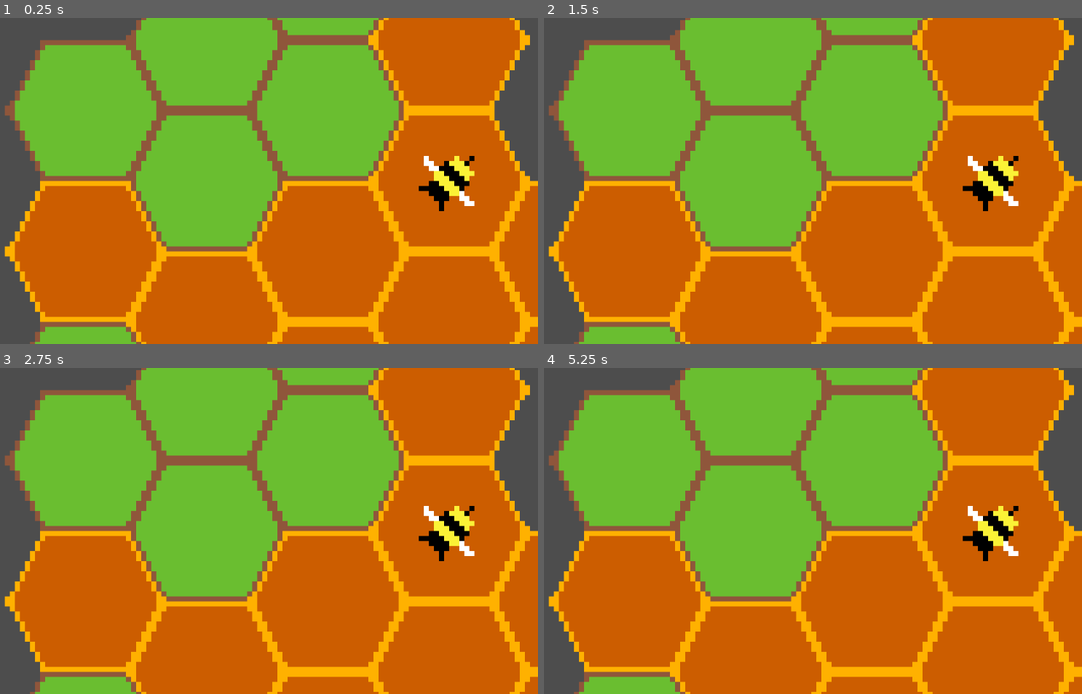
Above: before the commit, frames 1-4 (two rows, left to right).
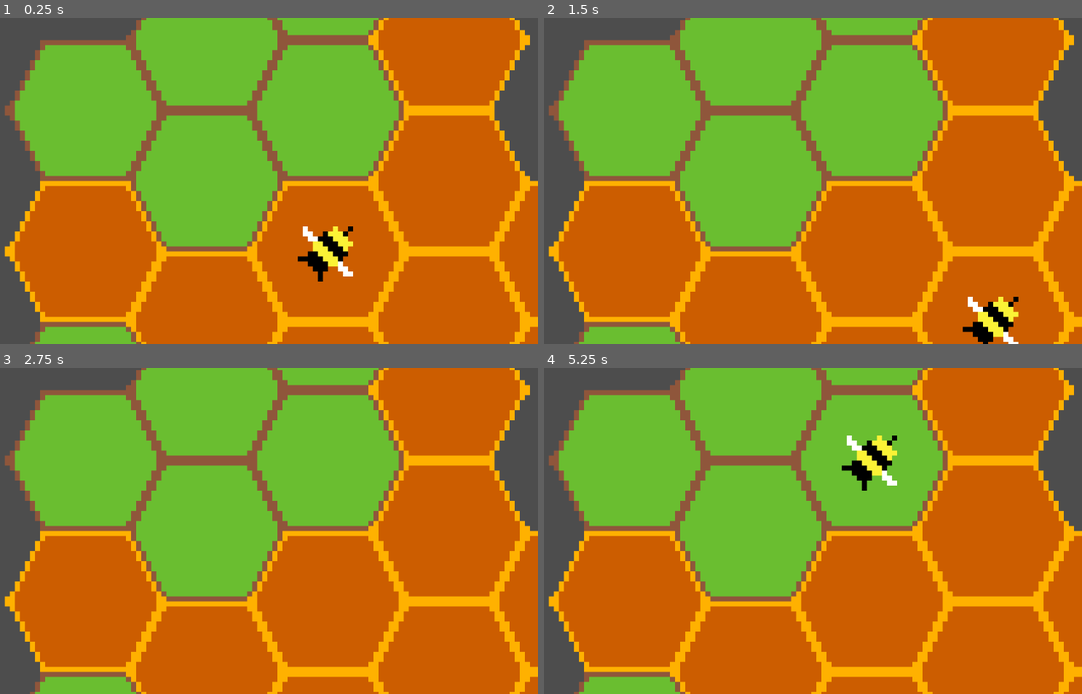
Above: after the commit, the same moments.

Repository: OscarDebra/Bee-Factory-Game
Game: Godot game, scene res://scenes/main.tscn
The game is run twice, just before and just after one commit, with the same random seed, the same clock (stepped at 60 frames per second) and the same inputs.
Inputs:
- Up to frame 1 (0.25 s): no input
- Up to frame 2 (1.5 s): tap Enter at 0.5 s
- Up to frame 3 (2.75 s): tap Space at 2 s
- Up to frame 4 (5.25 s): tap Enter at 2.75, 5 s; tap Space at 3.5 s

The runs differ from the first frame. In frame 1, 2.0% of the frame differs, in the area x 55-89%, y 42-81%; in frame 2, 1.9%; in frame 3, 1.0%; in frame 4, 2.0%.

Commit message:
added movement of bee along a path given by a list of directions, added linear interpolation of movement

Diff:
--- a/scenes/main.tscn
+++ b/scenes/main.tscn
@@ -29,3 +29,7 @@
 
 [node name="Camera2D" type="Camera2D" parent="."]
 script = ExtResource("4_o6xl0")
+
+[node name="GlobalTickTimer" type="Timer" parent="."]
+
+[connection signal="timeout" from="GlobalTickTimer" to="." method="_on_tick_timer_timeout"]
--- a/scripts/bee.gd
+++ b/scripts/bee.gd
@@ -1,6 +1,8 @@
 extends Node2D
 
-const HEX_DIRS = [
+@onready var my_tilemap = get_parent().get_node("TileMapLayer")
+
+const HEX_DIRS := [
 	Vector2i(1, 0),
 	Vector2i(1, -1),
 	Vector2i(0, -1),
@@ -9,11 +11,51 @@
 	Vector2i(0, 1),
 ]
 
-@onready var my_tilemap = get_parent().get_node("TileMapLayer")
+const path := [
+	Vector2i(1, 0),
+	Vector2i(1, 0),
+	Vector2i(0, -1),
+	Vector2i(-1, -1),
+	Vector2i(-1, 1),
+	Vector2i(0, 1),
+]
+
+var path_index: int = 0
+var map_position := Vector2i(0, 0)
+
+var is_moving := false
+var move_progress := 0.0
+var move_duration := 0.2
+var start_position := Vector2.ZERO
+var target_position := Vector2.ZERO
 
 func _ready() -> void:
-	global_position = my_tilemap.map_to_local(HEX_DIRS[1])
+	get_tree().get_root().get_node("main").global_tick.connect(_on_global_tick)
+	global_position = my_tilemap.map_to_local(Vector2i(0, 0))
 
 
-func _process(_delta) -> void:
-	pass
+func _process(delta) -> void:
+	if is_moving:
+		move_progress += delta / move_duration
+
+		if move_progress >= 1.0:
+			# Snap to final position
+			global_position = target_position
+			start_position = target_position
+			is_moving = false
+			move_progress = 0.0
+		else:
+			# Smooth interpolation
+			global_position = start_position.lerp(target_position, move_progress)
+
+func _on_global_tick():
+
+	if path_index == path.size():
+		path_index = 0
+
+	map_position += path[path_index]
+
+	start_position = global_position
+	target_position = my_tilemap.map_to_local(map_position)
+	is_moving = true
+	path_index += 1
--- a/scripts/main.gd
+++ b/scripts/main.gd
@@ -1,9 +1,12 @@
 extends Node
 
+signal global_tick
+
+@onready var global_tick_timer: Timer = $GlobalTickTimer
 
 # Called when the node enters the scene tree for the first time.
 func _ready() -> void:
-	pass
+	global_tick_timer.start()
 
 
 # Called every frame. 'delta' is the elapsed time since the previous frame.
@@ -18,3 +21,7 @@
 			DisplayServer.window_set_mode(DisplayServer.WINDOW_MODE_WINDOWED)
 		else:
 			DisplayServer.window_set_mode(DisplayServer.WINDOW_MODE_FULLSCREEN)
+
+
+func _on_tick_timer_timeout() -> void:
+	emit_signal("global_tick")
Not shown, removed: TestMads.txt
Not shown, removed: assets/Helloooooooo.txt
Binary file changed: assets/overlay_tilemap.aseprite
Not shown, changed: .DS_Store
Not shown, changed: assets/.DS_Store
